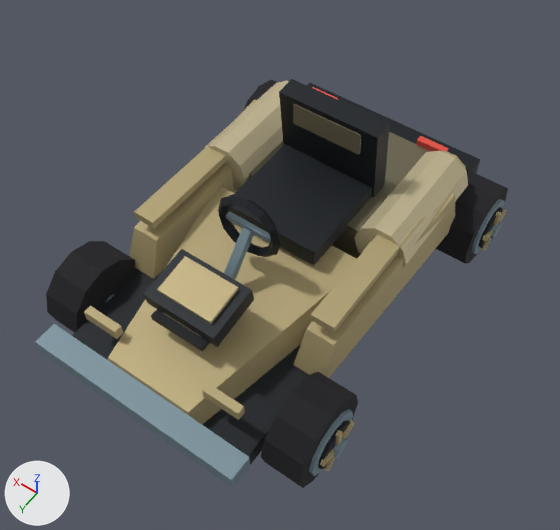
Two versions of the glTF model DLC/AlienVsPredator/assets/kart/alien-vs-predator/sebastian-avp/kart.glb, one commit apart.
Both versions are drawn from a camera (50 mm lens) standing at (-1.91, 2.79, 4.5) and looking at (-0.1, 0.25, 0.5). Every picture has the same lights, and +X, +Y and +Z are marked at lower left. The picture after the commit comes second. Where no turn or scale is listed for an object, it has been applied to the vertices. Vertices at exactly the same position are counted once.

The first picture shows 'chassis', 'wheel-front-left', 'wheel-front-right', 'wheel-rear-left' and 1 more.
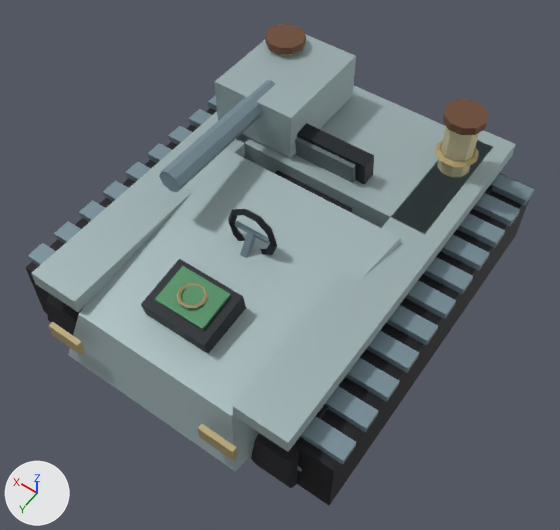
What differs and where, as boxes (x1, y1, x2, y2) in the pictures (560 x 530 px):
'chassis', reshaped (9% wider, 7% taller): before (35, 79, 480, 488); after (31, 34, 516, 472)
'identity-tank-tank-full-length-tracks', added: after (26, 95, 534, 505)
'wheel-front-left', reshaped, moved: before (261, 372, 358, 488); after (251, 404, 328, 488)
'identity-tank-motif-scanner', added: after (141, 259, 246, 354)
'wheel-front-right', moved: before (46, 241, 140, 333); after (47, 294, 83, 335)
'identity-tank-driver-cockpit', added: after (228, 123, 374, 258)
'identity-tank-motif-scrolls', added: after (265, 24, 489, 177)
part 1 of me_chassis, added: after (237, 86, 493, 234)
part 2 of me_chassis, added: after (233, 130, 516, 452)
part 3 of me_chassis, added: after (31, 112, 250, 312)
part 4 of me_chassis, added (beige): after (198, 424, 238, 461)
part 5 of me_chassis, added (beige): after (48, 322, 85, 355)
part 6 of me_chassis, added: after (215, 34, 356, 158)
part 7 of me_chassis, added (blue): after (159, 80, 275, 192)
part 8 of me_chassis, rebuilt: before (107, 187, 357, 424); after (68, 148, 401, 472)
part 9 of me_chassis, deleted: before (35, 79, 480, 488)
part 10 of me_chassis, deleted: before (72, 271, 309, 465)
part 11 of me_wheel_front_left, rebuilt: before (261, 372, 358, 488); after (251, 404, 328, 488)
part 12 of me_wheel_front_left, rebuilt (not visible afterwards): before (324, 456, 335, 471)
part 13 of me_wheel_front_left, rebuilt (not visible afterwards): before (320, 449, 335, 467)
part 14 of me_wheel_front_left, rebuilt (not visible afterwards): before (342, 420, 355, 439)
part 15 of me_wheel_front_left, deleted: before (335, 430, 343, 445)
part 16 of me_wheel_front_left, deleted: before (309, 409, 353, 476)
'wheel-rear-left', unchanged, covered by the edit: before (436, 171, 508, 264); after (485, 185, 493, 195)

Patch to the scene script:
```diff
--- a/DLC/AlienVsPredator/assets/kart/alien-vs-predator/sebastian-avp/kart.glb.py
+++ b/DLC/AlienVsPredator/assets/kart/alien-vs-predator/sebastian-avp/kart.glb.py
@@ me_chassis @@
-me_chassis.from_pydata(...)  # 340 vertices, 568 faces; spans x -0.94..0.94, y -1.41..1.6, z 0.23..1.3
+me_chassis.from_pydata(...)  # 122 vertices, 188 faces; spans x -0.94..0.94, y -1.36..1.51, z 0.29..1.19
+# me_chassis part 1: a new loose piece, a box spanning x -0.82..0.82, y -1.24..-0.28, z 0.31..0.81, in mat_chassis_vertex_colours
+# me_chassis part 2: a new loose piece, a box spanning x -0.94..-0.58, y -1.36..1.36, z 0.69..0.81, in mat_chassis_vertex_colours
+# me_chassis part 3: a new loose piece, a box spanning x 0.58..0.94, y -1.36..1.36, z 0.69..0.81, in mat_chassis_vertex_colours
+# me_chassis part 4: a new loose piece, a box spanning x -0.69..-0.45, y 1.472..1.508, z 0.535..0.645, in mat_chassis_vertex_colours
+# me_chassis part 5: a new loose piece, a box spanning x 0.45..0.69, y 1.472..1.508, z 0.535..0.645, in mat_chassis_vertex_colours
+# me_chassis part 6: a new loose piece, a box spanning x 0.23..0.85, y -1.11..-0.33, z 0.82..1.17, in mat_chassis_vertex_colours
+# me_chassis part 7: a new loose piece, an 8-sided cylinder along y spanning x 0.46..0.62, y -0.55..0.5, z 1.03..1.19, in mat_chassis_vertex_colours
+# me_chassis part 8: the loose piece of 8 vertices spanning x -0.66..0.66, y -0.09..1.53, z 0.27..0.65 is rebuilt with 8 vertices and now spans x -0.83..0.83, y -0.25..1.48, z 0.29..0.85
+# me_chassis part 9: 27 loose pieces with 324 vertices, spanning x -0.94..0.94, y -1.33..1.6, z 0.26..1.3, are deleted
+# me_chassis part 10: 8 vertices removed from x -0.69..0.69, y -1.41..1.41, z 0.23..0.38
+# other edits to the shape of me_chassis do not show in these pictures
 me_chassis.materials.append(mat_chassis_vertex_colours)
@@ me_wheel_front_left @@
-me_wheel_front_left.from_pydata(...)  # 132 vertices, 228 faces; spans x -0.221..0.135, y -0.31..0.31, z -0.31..0.31
+me_wheel_front_left.from_pydata(...)  # 113 vertices, 196 faces; spans x -0.183..0.125, y -0.32..0.32, z -0.32..0.32
+# me_wheel_front_left part 11: the loose piece of 26 vertices spanning x -0.135..0.135, y -0.31..0.31, z -0.31..0.31 is rebuilt with 51 vertices and now spans x -0.149..0.125, y -0.32..0.32, z -0.32..0.32
+# me_wheel_front_left part 12: the loose piece of 8 vertices spanning x -0.2..-0.174, y -0.011..0.113, z -0.146..0.005 is rebuilt with 8 vertices and now spans x -0.183..-0.158, y -0.012..0.106, z -0.138..0.009
+# me_wheel_front_left part 13: the loose piece of 8 vertices spanning x -0.2..-0.174, y 0.0..0.165, z -0.015..0.068 is rebuilt with 8 vertices and now spans x -0.183..-0.158, y -0.005..0.157, z -0.014..0.064
+# me_wheel_front_left part 14: the loose piece of 8 vertices spanning x -0.2..-0.174, y -0.165..0.0, z -0.015..0.068 is rebuilt with 8 vertices and now spans x -0.183..-0.158, y -0.157..0.005, z -0.014..0.064
+# me_wheel_front_left part 15: the loose piece of 8 vertices spanning x -0.2..-0.174, y -0.017..0.018, z 0.006..0.167 is deleted
+# me_wheel_front_left part 16: 66 vertices removed from x -0.221..-0.133, y -0.217..0.217, z -0.217..0.217
+# other edits to the shape of me_wheel_front_left do not show in these pictures
 me_wheel_front_left.materials.append(mat_wheel_vertex_colours)
@@ ob_wheel_front_left @@
 ob_wheel_front_left = bpy.data.objects.new('wheel-front-left', me_wheel_front_left)
-ob_wheel_front_left.location = (-0.865, 1.015, 0.31)
+ob_wheel_front_left.location = (-0.82, 1.05, 0.32)
@@ ob_wheel_front_right @@
 ob_wheel_front_right = bpy.data.objects.new('wheel-front-right', me_wheel_front_right)
-ob_wheel_front_right.location = (0.865, 1.015, 0.31)
+ob_wheel_front_right.location = (0.82, 1.05, 0.32)
@@ ob_identity_tank_motif_scanner @@
+ob_identity_tank_motif_scanner = bpy.data.objects.new('identity-tank-motif-scanner', me_identity_tank_motif_scanner)  # 56 vertices, 104 faces; spans x -0.235..0.235, y 0.779..1.161, z 0.681..0.914
+ob_identity_tank_motif_scanner.location = (0.0, 0.0, 0.0)
@@ ob_identity_tank_motif_scrolls @@
+ob_identity_tank_motif_scrolls = bpy.data.objects.new('identity-tank-motif-scrolls', me_identity_tank_motif_scrolls)  # 212 vertices, 400 faces; spans x -0.84..0.84, y -1.06..-0.78, z 0.62..1.26
+ob_identity_tank_motif_scrolls.location = (0.0, 0.0, 0.0)
@@ ob_identity_tank_driver_cockpit @@
+ob_identity_tank_driver_cockpit = bpy.data.objects.new('identity-tank-driver-cockpit', me_identity_tank_driver_cockpit)  # 80 vertices, 140 faces; spans x -0.3..0.3, y -0.557..0.679, z 0.459..1.086
+ob_identity_tank_driver_cockpit.location = (0.0, 0.0, 0.0)
@@ ob_identity_tank_tank_full_length_tracks @@
+ob_identity_tank_tank_full_length_tracks = bpy.data.objects.new('identity-tank-tank-full-length-tracks', me_identity_tank_tank_full_length_tracks)  # 192 vertices, 288 faces; spans x -1.19..1.19, y -1.26..1.26, z 0.09..0.64
+ob_identity_tank_tank_full_length_tracks.location = (0.0, 0.0, 0.0)
```
